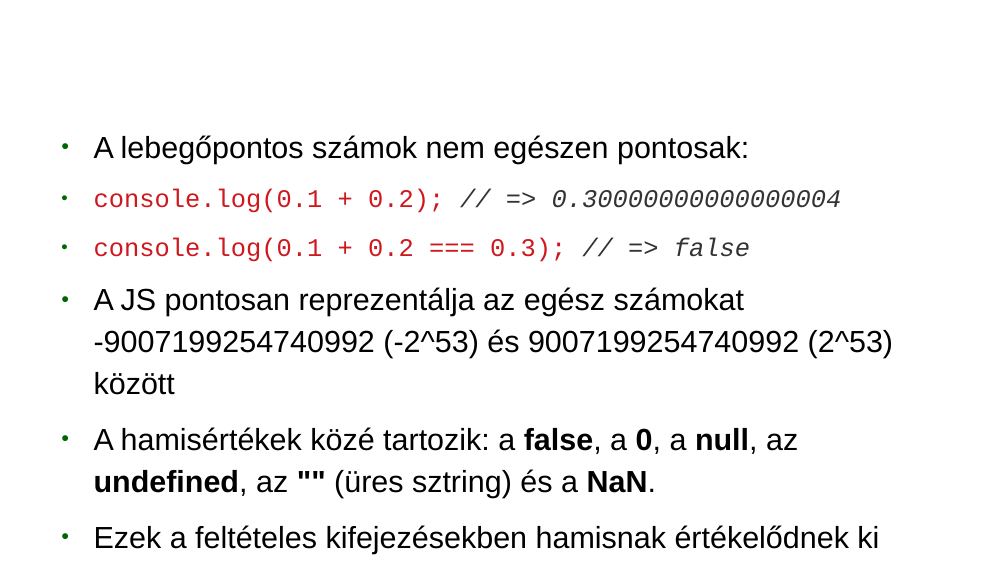
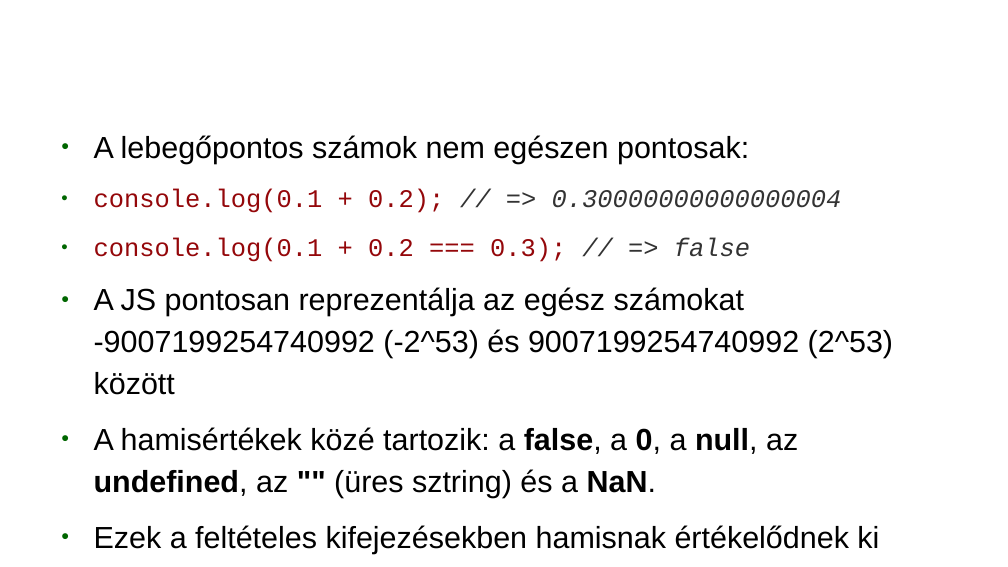
Before and after one commit to webandras/google_earth_engine_kutatas, a slide deck: slide 13 of google_earth_engine_gulacsi_andras_2018.odp. Drawn at 1008x567 pixels with LibreOffice and Linux fonts; fonts in the diff are those of the drawing; background and template pictures are left out. Boxes give left, top, right and bottom in pixels: in the first picture for what was removed or moved away, otherwise in the second. Text is boxed around its words. In the diff, an @@ line names an element or a change of style, - is before the commit and + after.

```diff
--- a/google_earth_engine_gulacsi_andras_2018.odp
+++ b/google_earth_engine_gulacsi_andras_2018.odp
@@ text at (94, 189, 842, 262): text colour #CE181E to #94070A in "console.log(0.1 + 0.2);", "console.log(0.1 + 0.2 === 0.3);" @@
```
Also in this commit, not shown: 13 other slides changed, 14 slides added, 5 slides removed, 1 other file.
